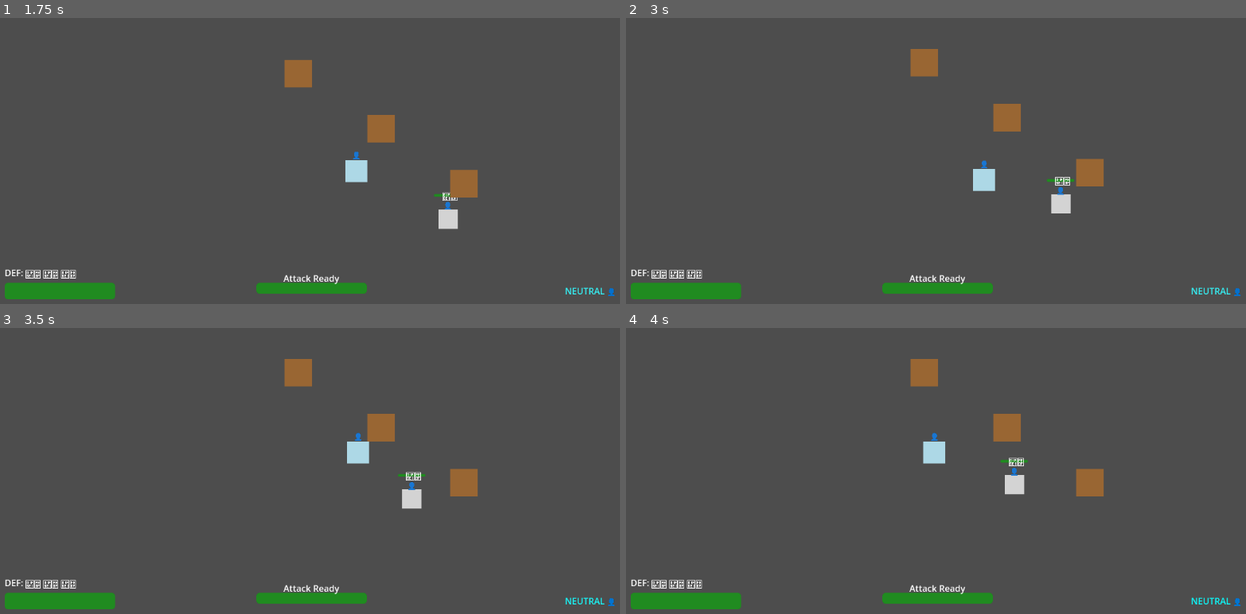
Above: before the commit, frames 1-4 (two rows, left to right).
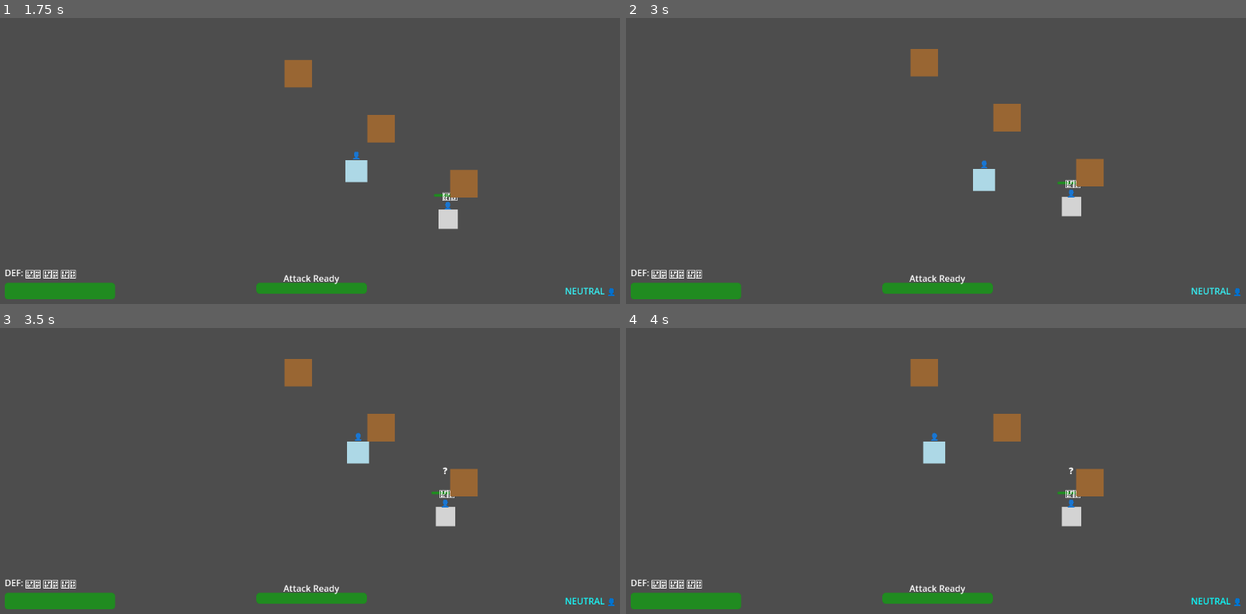
Above: after the commit, the same moments.

Repository: LouisZCode/rogue_hands_action_v1
Game: Godot game, scene res://scenes/main.tscn
Two runs of this game, one before a commit and one after it. Both use one fixed random seed, a clock stepped at 60 frames per second and the inputs below.
Inputs:
- Up to frame 1 (1.75 s): hold Right (move_right) 0.53-1.28 s; tap Space (attack) at 0.6 s; hold Down (move_down) from 1.28 s (still down); tap S (gesture_paper) at 1.35 s
- Up to frame 2 (3 s): release Down (move_down) at 2.03 s; hold Right (move_right) 2.03-2.78 s; hold A (gesture_rock) 2.03-2.78 s; tap Enter at 2.75 s; hold Up (move_up) from 2.78 s (still down); tap D (gesture_scissors) at 2.85 s
- Up to frame 3 (3.5 s): keep holding Up (move_up)
- Up to frame 4 (4 s): release Up (move_up) at 3.53 s; hold Left (move_left) from 3.53 s (still down); tap Space (attack) at 3.6 s

Frame 1 is identical in both runs. In frame 2, 0.4% of the frame differs, in the area x 67-74%, y 55-70%; in frame 3, 0.6%; in frame 4, 0.6%, in the area x 60-74%, y 45-70%.

Commit message:
fix of Bug on "!" and "?" shower of the states of enemy

Diff:
--- a/Scripts/Enemy.gd
+++ b/Scripts/Enemy.gd
@@ -19,7 +19,7 @@
 var current_defense_points: int = 1
 
 # AI State - Enhanced tactical system
-enum AIState { IDLE, WALKING, OBSERVING, POSITIONING, STANCE_SELECTION, ATTACKING, RETREATING, STUNNED }
+enum AIState { IDLE, WALKING, LOST_PLAYER, ALERT, OBSERVING, POSITIONING, STANCE_SELECTION, ATTACKING, RETREATING, STUNNED }
 var current_state: AIState = AIState.WALKING
 var player_ref: Player = null
 
@@ -47,6 +47,18 @@
 var walking_speed: float = 50.0  # Slower than normal speed
 var direction_change_interval: float = 2.5  # Change direction every 2.5 seconds
 
+# Idle and lost player state variables
+var idle_timer: float = 0.0
+var idle_duration_min: float = 1.0
+var idle_duration_max: float = 3.0
+var lost_player_timer: float = 0.0
+var lost_player_duration: float = 2.5  # Time spent confused before giving up
+
+# Alert state variables
+var alert_timer: float = 0.0
+var alert_duration: float = 1.0  # 1 second alert display
+var is_alerting: bool = false
+
 # Immunity frames to prevent multiple hits
 @export var immunity_duration: float = 0.5
 var immunity_timer: float = 0.0
@@ -65,6 +77,8 @@
 @onready var health_bar: ProgressBar = $HealthBar
 @onready var defense_point_label: Label = $DefensePoint
 @onready var stun_indicator: Label = $StunIndicator
+@onready var lost_indicator: Label = $LostIndicator
+@onready var alert_indicator: Label = $AlertIndicator
 @onready var detection_area: Area2D = $DetectionArea
 @onready var attack_area: Area2D = $AttackArea
 
@@ -99,6 +113,14 @@
 	pick_new_walking_direction()
 	walking_timer = direction_change_interval
 
+	# Ensure indicators start hidden
+	if stun_indicator:
+		stun_indicator.visible = false
+	if lost_indicator:
+		lost_indicator.visible = false
+	if alert_indicator:
+		alert_indicator.visible = false
+
 func _physics_process(delta):
 	update_ai(delta)
 	update_timers(delta)
@@ -121,11 +143,46 @@
 		AIState.IDLE:
 			velocity = Vector2.ZERO
 			current_stance = Stance.NEUTRAL
+			# Check if idle time is over
+			if idle_timer <= 0:
+				current_state = AIState.WALKING
+				pick_new_walking_direction()
+				walking_timer = direction_change_interval
 
 		AIState.WALKING:
 			# Random walking behavior when no player detected
 			current_stance = Stance.NEUTRAL
 			handle_walking_movement()
+
+		AIState.LOST_PLAYER:
+			# Stand still and look confused
+			velocity = Vector2.ZERO
+			current_stance = Stance.NEUTRAL
+			# Check if confusion time is over
+			if lost_player_timer <= 0:
+				# Hide lost indicator
+				if lost_indicator:
+					lost_indicator.visible = false
+					print("DEBUG: Hiding lost indicator - timer expired")
+				# Return to walking
+				current_state = AIState.WALKING
+				pick_new_walking_direction()
+				walking_timer = direction_change_interval
+				print("DEBUG: Lost player timer expired, returning to walking")
+
+		AIState.ALERT:
+			# Stand still and show alert - brief pause before engaging
+			velocity = Vector2.ZERO
+			current_stance = Stance.NEUTRAL
+			# Check if alert time is over
+			if alert_timer <= 0:
+				# Hide alert indicator
+				if alert_indicator:
+					alert_indicator.visible = false
+				is_alerting = false
+				# Start observing player
+				current_state = AIState.OBSERVING
+				positioning_timer = randf_range(0.5, 1.0)
 
 		AIState.OBSERVING:
 			# Stand still and observe player behavior
@@ -180,9 +237,12 @@
 					current_state = AIState.OBSERVING
 					positioning_timer = randf_range(0.5, 1.5)
 				else:
-					current_state = AIState.WALKING
-					pick_new_walking_direction()
-					walking_timer = direction_change_interval
+					# Show confusion after retreat before going back to patrol
+					current_state = AIState.LOST_PLAYER
+					lost_player_timer = lost_player_duration
+					if lost_indicator:
+						lost_indicator.visible = true
+					print("DEBUG: Retreat finished, showing confusion, timer set to: ", lost_player_timer)
 
 		AIState.STUNNED:
 			velocity = Vector2.ZERO
@@ -201,8 +261,15 @@
 func handle_walking_movement():
 	# Change direction periodically or if hitting boundaries
 	if walking_timer <= 0 or is_near_boundary():
-		pick_new_walking_direction()
-		walking_timer = direction_change_interval + randf_range(-0.5, 0.5)  # Add some randomness
+		# 40% chance to go idle instead of continuing to walk
+		if randf() < 0.4:
+			current_state = AIState.IDLE
+			idle_timer = randf_range(idle_duration_min, idle_duration_max)
+			velocity = Vector2.ZERO
+			return
+		else:
+			pick_new_walking_direction()
+			walking_timer = direction_change_interval + randf_range(-0.5, 0.5)  # Add some randomness
 
 	# Move in the current walking direction
 	velocity = walking_direction * walking_speed
@@ -578,6 +645,20 @@
 	if walking_timer > 0:
 		walking_timer -= delta
 
+	# Update idle timer
+	if idle_timer > 0:
+		idle_timer -= delta
+
+	# Update lost player timer
+	if lost_player_timer > 0:
+		lost_player_timer -= delta
+		if current_state == AIState.LOST_PLAYER:
+			print("DEBUG: Lost player timer: ", lost_player_timer)
+
+	# Update alert timer
+	if alert_timer > 0:
+		alert_timer -= delta
+
 func update_visual():
 	sprite.color = stance_colors[current_stance]
 	stance_label.text = stance_symbols[current_stance]
@@ -643,22 +724,55 @@
 func _on_detection_area_body_entered(body):
 	if body is Player:
 		player_ref = body
-		current_state = AIState.OBSERVING
-		positioning_timer = randf_range(0.5, 1.0)
-		print("Enemy detected player - entering tactical mode")
+
+		# Hide any active indicators when player is detected again
+		if lost_indicator:
+			lost_indicator.visible = false
+		if alert_indicator and not is_alerting:
+			alert_indicator.visible = false
+
+		# Check if we were in patrol states (trigger alert)
+		var was_patrolling = current_state in [AIState.WALKING, AIState.IDLE]
+
+		if was_patrolling:
+			# Show alert first
+			current_state = AIState.ALERT
+			is_alerting = true
+			alert_timer = alert_duration
+			if alert_indicator:
+				alert_indicator.visible = true
+			print("Enemy spotted player - ALERT!")
+		else:
+			# Was already in some other state, go directly to observing
+			current_state = AIState.OBSERVING
+			positioning_timer = randf_range(0.5, 1.0)
+			print("Enemy detected player - entering tactical mode")
 
 func _on_detection_area_body_exited(body):
 	if body is Player:
 		# Don't interrupt if enemy is in attacking state (committed to attack)
 		if current_state != AIState.ATTACKING:
 			player_ref = null
-			current_state = AIState.WALKING
+
+			# Check if we were in combat states (not just walking around)
+			var was_in_combat = current_state in [AIState.ALERT, AIState.OBSERVING, AIState.POSITIONING, AIState.STANCE_SELECTION, AIState.RETREATING]
+
+			if was_in_combat:
+				# Show confusion before returning to patrol
+				current_state = AIState.LOST_PLAYER
+				lost_player_timer = lost_player_duration
+				if lost_indicator:
+					lost_indicator.visible = true
+				print("DEBUG: Enemy confused - lost player during combat, timer set to: ", lost_player_timer)
+			else:
+				# Was just walking, return to walking immediately
+				current_state = AIState.WALKING
+				pick_new_walking_direction()
+				walking_timer = direction_change_interval
+				print("Enemy lost player - returning to walking")
+
 			current_stance = Stance.NEUTRAL
 			update_visual()
-			# Initialize walking behavior
-			pick_new_walking_direction()
-			walking_timer = direction_change_interval
-			print("Enemy lost player - returning to walking")
 
 func add_immunity_visual_feedback():
 	# Create flickering effect during immunity frames
--- a/scenes/Enemy.tscn
+++ b/scenes/Enemy.tscn
@@ -92,3 +92,34 @@
 horizontal_alignment = 1
 vertical_alignment = 1
 visible = false
+
+[node name="LostIndicator" type="Label" parent="."]
+anchors_preset = 8
+anchor_left = 0.5
+anchor_top = 0.5
+anchor_right = 0.5
+anchor_bottom = 0.5
+offset_left = -15.0
+offset_top = -95.0
+offset_right = 15.0
+offset_bottom = -75.0
+text = "❓"
+horizontal_alignment = 1
+vertical_alignment = 1
+visible = false
+
+[node name="AlertIndicator" type="Label" parent="."]
+anchors_preset = 8
+anchor_left = 0.5
+anchor_top = 0.5
+anchor_right = 0.5
+anchor_bottom = 0.5
+offset_left = -15.0
+offset_top = -115.0
+offset_right = 15.0
+offset_bottom = -95.0
+modulate = Color(1, 0.3, 0.3, 1)
+text = "❗"
+horizontal_alignment = 1
+vertical_alignment = 1
+visible = false
